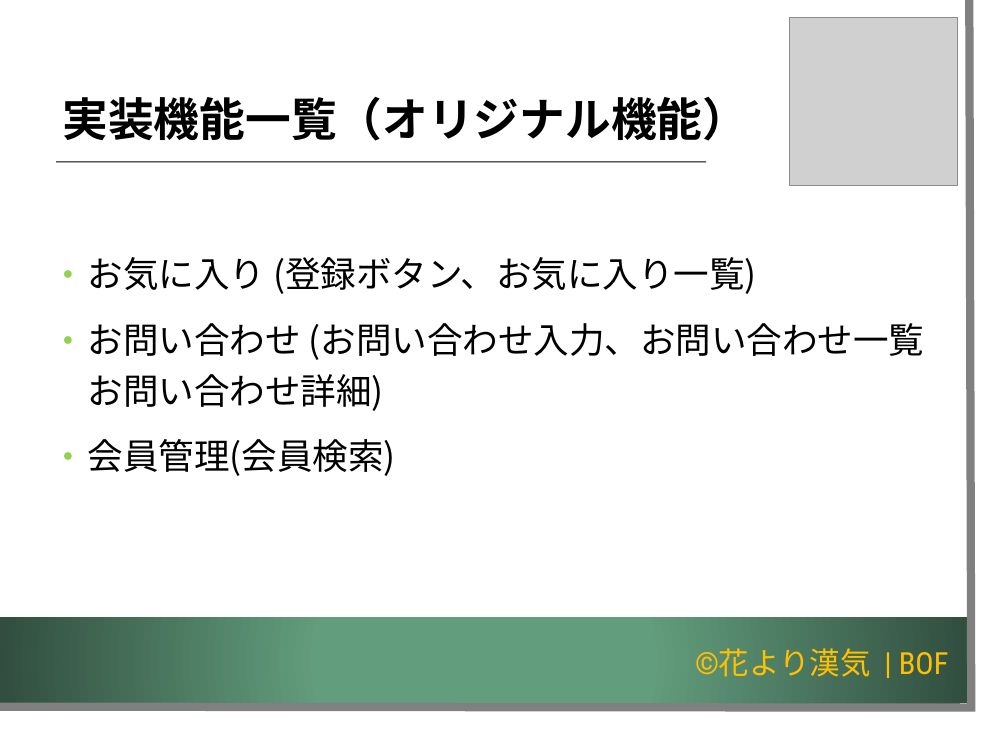
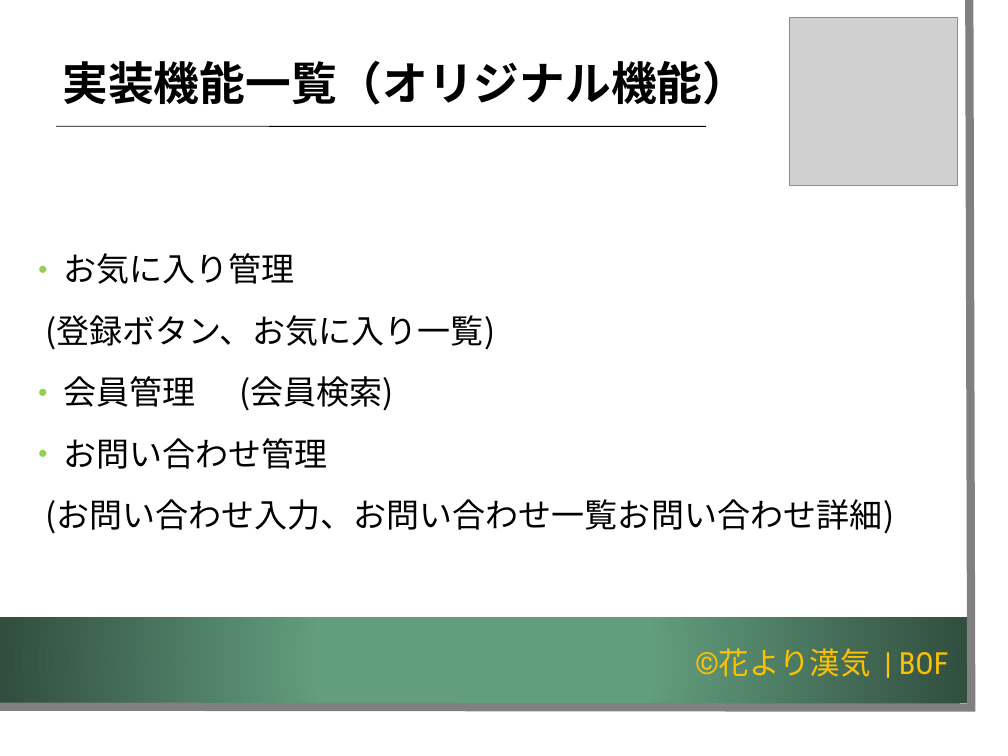
Before and after one commit to K-MIGTA/hanayoriRepo, a slide deck: slide 7 of 成果報告会_発表用スライド_チーム開発演習編集版_1.2.pptx. Drawn at 1008x756 pixels with LibreOffice and Linux fonts; fonts in the diff are those of the drawing; grey boxes stand for pictures; background and template pictures are left out. Boxes give left, top, right and bottom in pixels: in the first picture for what was removed or moved away, otherwise in the second. Text is boxed around its words. In the diff, an @@ line names an element or a change of style, - is before the commit and + after.

Commit message:
成果報告会_発表用スライド_チーム開発演習編集版_1.2.pptx
実装機能修正

```diff
--- a/成果報告会_発表用スライド_チーム開発演習編集版_1.2.pptx
+++ b/成果報告会_発表用スライド_チーム開発演習編集版_1.2.pptx
@@ title "実装機能一覧（オリジナル機能）": place and size @@
-title "実装機能一覧（オリジナル機能）" at [63, 96, 749, 141]
+title "実装機能一覧（オリジナル機能）" at [63, 60, 749, 105]
@@ line moved from (57, 162) - (706, 162) to (57, 126) - (706, 126) @@
@@ text at [45, 253, 894, 534]: text changed; size 28 to 26 pt @@
-● お気に入り (登録ボタン、お気に入り一覧)
-● お問い合わせ (お問い合わせ入力、お問い合わせ一覧お問い合わせ詳細)
-● 会員管理(会員検索)
+● お気に入り管理
+(登録ボタン、お気に入り一覧)
+● 会員管理 (会員検索)
+● お問い合わせ管理
+(お問い合わせ入力、お問い合わせ一覧お問い合わせ詳細)
```
Also in this commit, not shown: 3 other slides changed.
